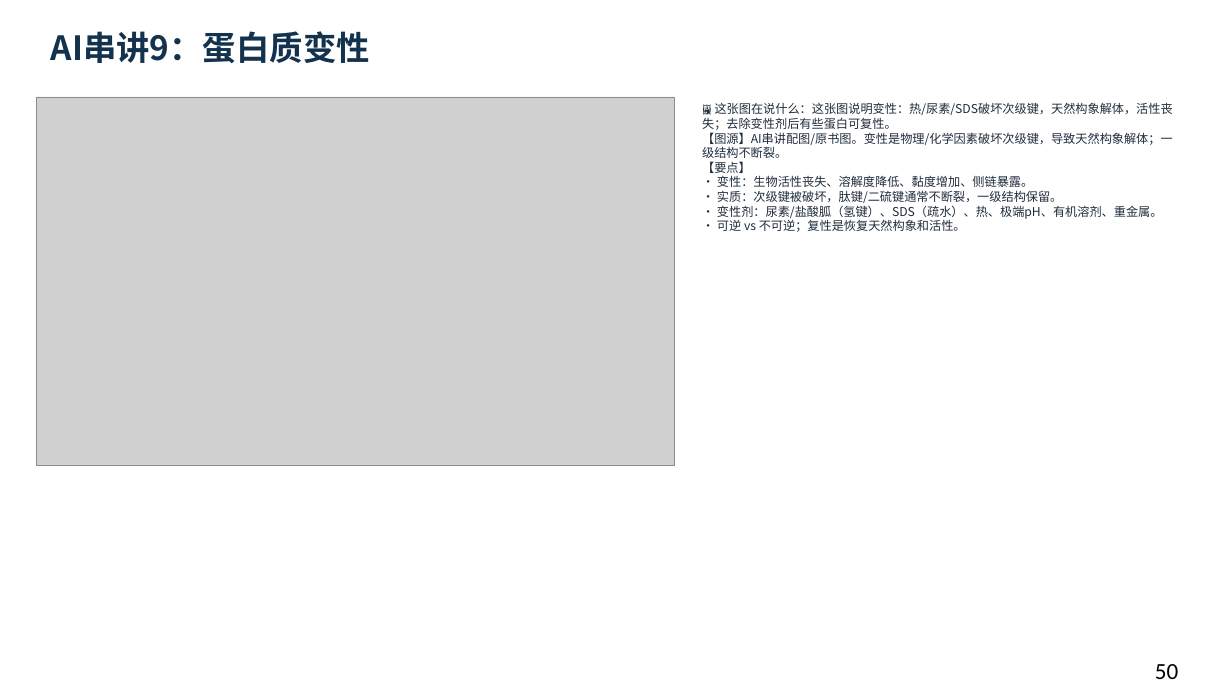
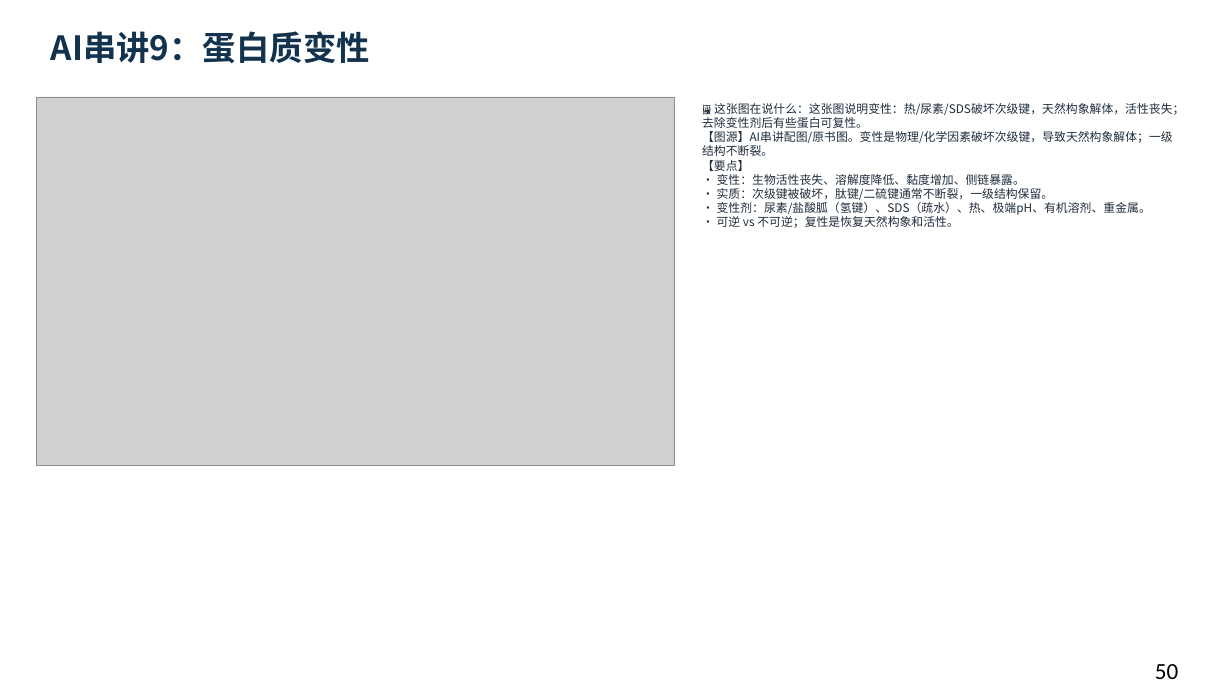
Before and after one commit to newkan-li/Biochemistry, a slide deck: slide 50 of downloads/bc03-ai-style.pptx. Drawn at 1232x693 pixels with LibreOffice and Linux fonts; fonts in the diff are those of the drawing; grey boxes stand for pictures. Boxes give left, top, right and bottom in pixels: in the first picture for what was removed or moved away, otherwise in the second. Text is boxed around its words. In the diff, an @@ line names an element or a change of style, - is before the commit and + after.

```diff
--- a/downloads/bc03-ai-style.pptx
+++ b/downloads/bc03-ai-style.pptx
@@ text "🖼 这张图在说什么：这张图说明变性：热/尿素/SDS破坏次级键，天然构象解体，活性丧失；去除变性剂后有些蛋白可复性。 【 ..." at bbox=[702, 103, 1185, 228]: size 9.5 to 9.2 pt @@
```
Also in this commit, not shown: 81 other slides changed, 5 other files.
